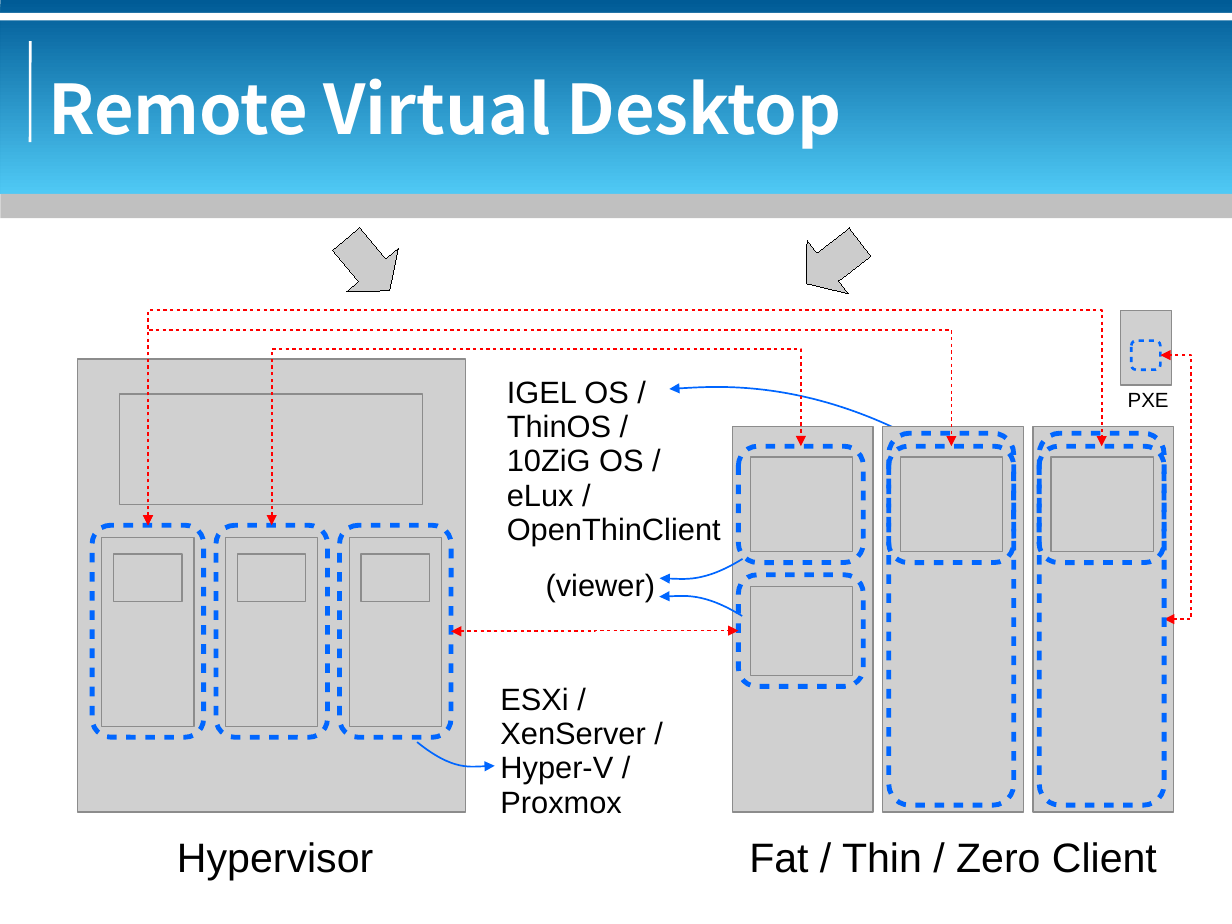
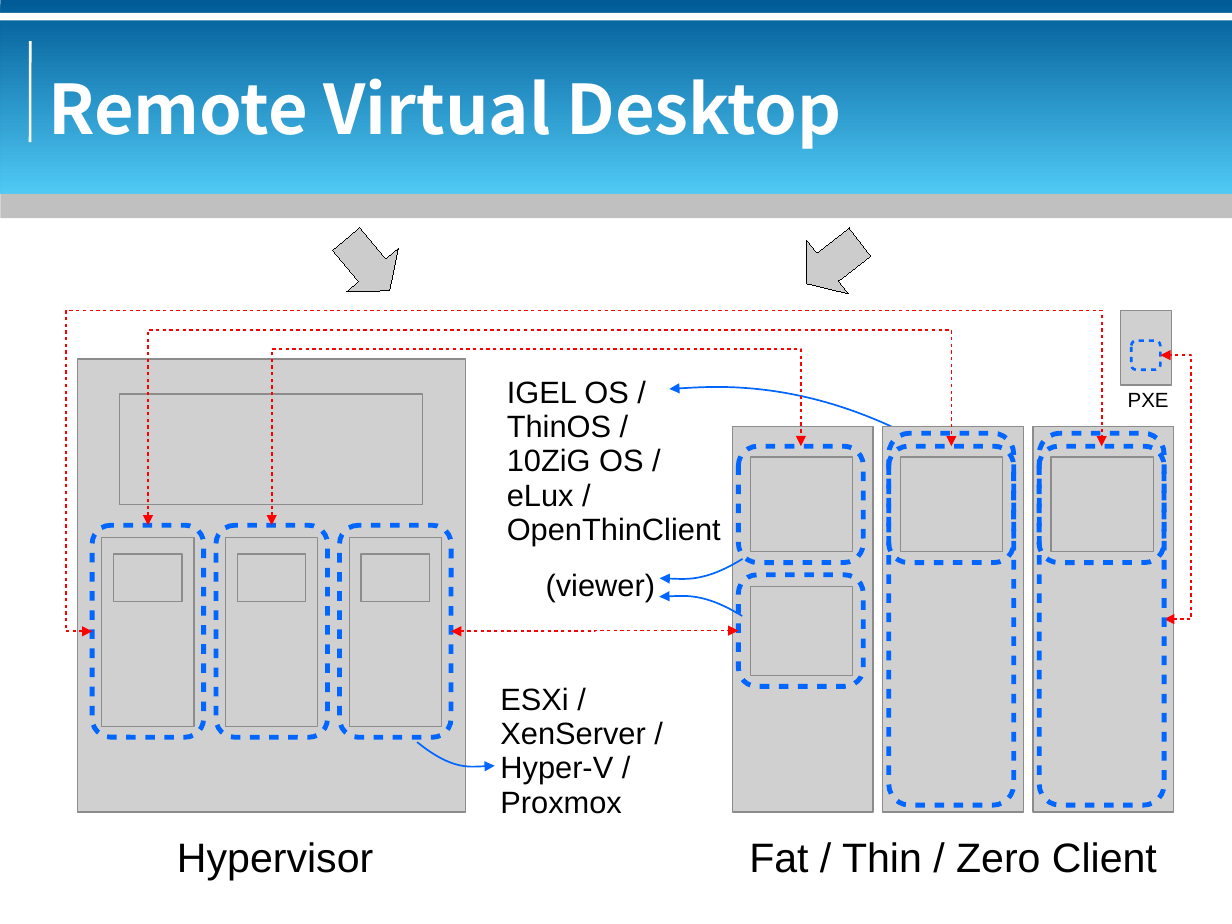
Before and after one commit to bluebat/.presentations, a slide deck: slide 7 of vdi-historical-overview.odp. Drawn at 1232x924 pixels with LibreOffice and Linux fonts; fonts in the diff are those of the drawing; grey boxes stand for pictures; background and template pictures are left out. Boxes give left, top, right and bottom in pixels: in the first picture for what was removed or moved away, otherwise in the second. Text is boxed around its words. In the diff, an @@ line names an element or a change of style, - is before the commit and + after.

```diff
--- a/vdi-historical-overview.odp
+++ b/vdi-historical-overview.odp
@@ elbow double arrow moved from (148, 525) - (1101, 446) to (92, 631) - (1101, 446) @@
```
Also in this commit, not shown: 4 other slides changed, 1 slide added, 1 other file.
